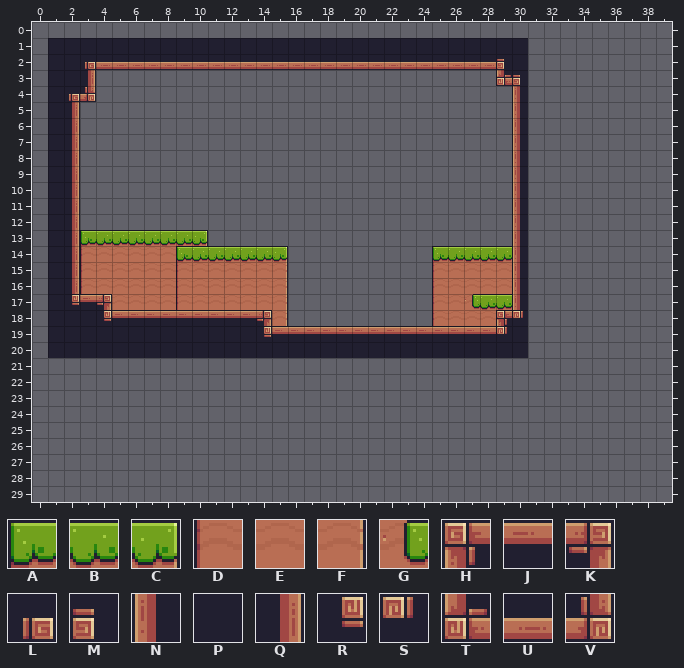
Tiled map: static/tiled/Level2.tmx. The first picture shows the starting point.
Cells are 16x16 px. Shown: x 0..39, y 0..29. The old version is drawn lined up with the new one.
Key: from "Terrain (16x16)": A 6, B 7, C 8, D 28, E 29, F 30, G 31, H 88, J 89, K 90, L 91, M 92, N 110, P 111, Q 112, R 113, S 114, T 132, U 133, V 134.
_ is an empty cell.
Layer "soil" before, first column x 0:
 6 ________________________________________
 7 ________________________________________
 8 ________________________________________
 9 ________________________________________
10 ________________________________________
11 ________________________________________
12 ________________________________________
13 ___ABBBBBBC_____________________________
14 ___DEEEEEABBBBBC_________ABBBB__________
15 ___DEEEEEDEEEEEF_________DEEEE__________
16 ___DEEEEEDEEEEEF_________DEEEE__________
17 _____EEEEDEEEEEF_________DEGBB__________
18 _______________F_________DEEE___________
19 ________________________________________
20 ________________________________________
21 ________________________________________
22 ________________________________________
Layer "wood" before, first column x 0:
 0 ________________________________________
 1 _PPPPPPPPPPPPPPPPPPPPPPPPPPPPPP_________
 2 _PPLUUUUUUUUUUUUUUUUUUUUUUUUUMP_________
 3 _PPQ_________________________TM_________
 4 _PLV__________________________N_________
 5 _PQ___________________________N_________
 6 _PQ___________________________N_________
 7 _PQ___________________________N_________
 8 _PQ___________________________N_________
 9 _PQ___________________________N_________
10 _PQ___________________________N_________
11 _PQ___________________________N_________
12 _PQ___________________________N_________
13 _PQ___________________________N_________
14 _PQ___________________________N_________
15 _PQ___________________________N_________
16 _PQ___________________________N_________
17 _PRJK_________________________N_________
18 _PPPRJJJJJJJJJK______________HS_________
19 _PPPPPPPPPPPPPRJJJJJJJJJJJJJJSP_________
20 _PPPPPPPPPPPPPPPPPPPPPPPPPPPPPP_________
21 ________________________________________
22 ________________________________________
23 ________________________________________
24 ________________________________________
25 ________________________________________
26 ________________________________________
27 ________________________________________
28 ________________________________________
29 ________________________________________
Once edited:
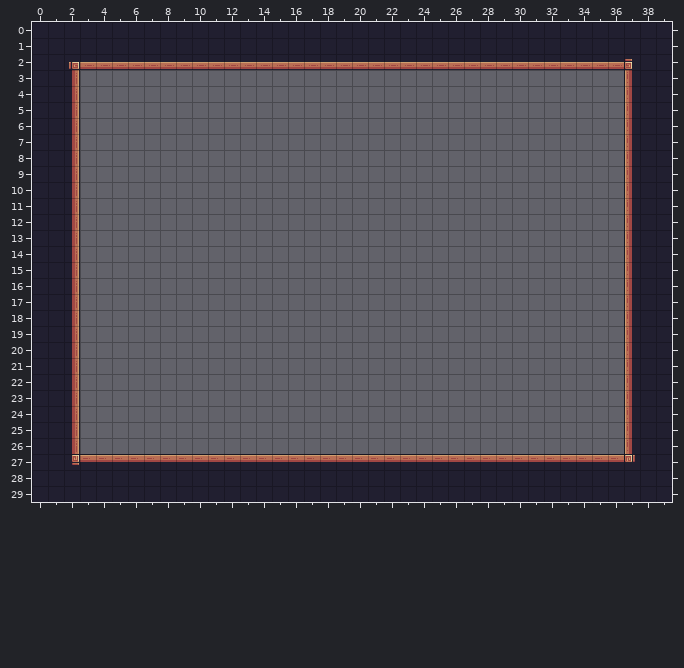
The edit:
Changed rows in their new state; . is an unchanged cell.
map size 30x20 -> 40x30 cells (old content now starts at 1,1; both pictures use the new coordinates)
Layer "soil" (removed):
first column x 3:
13 ________...................
14 _____________........._____
15 _____________........._____
16 _____________........._____
17 ..___________........._____
18 ............_.........____.
Layer "wood":
first column x 0:
 0 PPPPPPPPPPPPPPPPPPPPPPPPPPPPPPPPPPPPPPPP
 1 P..............................PPPPPPPPP
 2 P.LU.........................UUUUUUUUMPP
 3 P.Q_.........................__......NPP
 4 P.Q_.........................._......NPP
 5 P............................._......NPP
 6 P............................._......NPP
 7 P............................._......NPP
 8 P............................._......NPP
 9 P............................._......NPP
10 P............................._......NPP
11 P............................._......NPP
12 P............................._......NPP
13 P............................._......NPP
14 P............................._......NPP
15 P............................._......NPP
16 P............................._......NPP
17 P.Q__........................._......NPP
18 P.Q____________..............__......NPP
19 P.Q____________________________......NPP
20 P.Q____________________________......NPP
21 PPQ..................................NPP
22 PPQ..................................NPP
23 PPQ..................................NPP
24 PPQ..................................NPP
25 PPQ..................................NPP
26 PPQ..................................NPP
27 PPRJJJJJJJJJJJJJJJJJJJJJJJJJJJJJJJJJJSPP
28 PPPPPPPPPPPPPPPPPPPPPPPPPPPPPPPPPPPPPPPP
29 PPPPPPPPPPPPPPPPPPPPPPPPPPPPPPPPPPPPPPPP
Pixel boxes of the changes (left, top, right, bottom) in both pictures:
changed: (32, 22, 672, 502)
